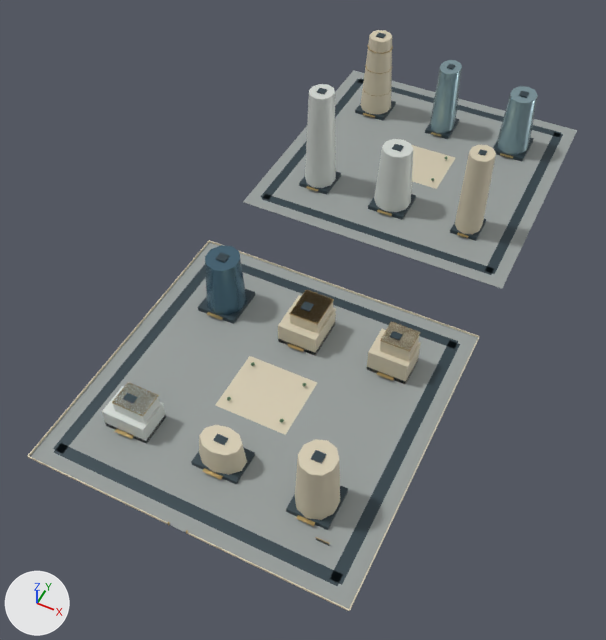
The glTF model web/public/assets/3d/ampliworld/GC-CITY-2030/GC-TILE-12-20.glb, before and after one commit.
The view is the same before and after, from a camera (50 mm lens) standing at (2054.0, -5655.0, 690.0) and looking at (1775.0, -5099.0, -6.0). Lighting does not change. The marker at lower left points along +X, +Y and +Z. The first picture is the older version. Where no turn or scale is listed for an object, it has been applied to the vertices. Vertices at exactly the same position are counted once.

Names of what the first picture shows: 'GC-TILE-12-20-blue', 'GC-TILE-12-20-dark', 'GC-TILE-12-20-glass', 'GC-TILE-12-20-gold', 'GC-TILE-12-20-ivory', 'GC-TILE-12-20-paving', 'GC-TILE-12-20-white' and 1 more.
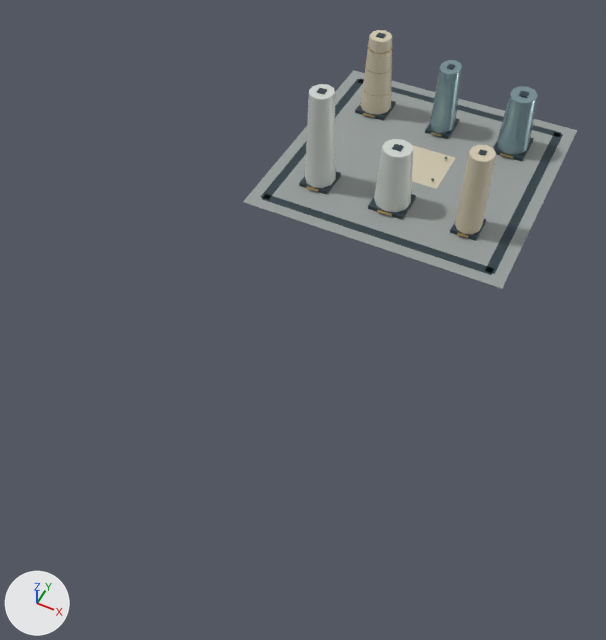
Where the change shows, as pixel boxes (x1, y1, x2, y2) in the pictures (606 x 640 px):
'GC-TILE-12-20-paving', reshaped (39% narrower, 59% shorter): before (30, 70, 577, 609); after (243, 70, 577, 288)
'GC-TILE-12-20-ivory', reshaped (71% narrower, 65% shorter): before (28, 30, 496, 611); after (360, 30, 496, 234)
'GC-TILE-12-20-dark', reshaped (41% narrower, 56% shorter): before (53, 33, 563, 586); after (261, 33, 563, 275)
'GC-TILE-12-20-white', reshaped (65% narrower, 64% shorter): before (102, 84, 413, 442); after (305, 84, 413, 212)
'GC-TILE-12-20-blue', deleted (blue): before (205, 245, 247, 315)
'GC-TILE-12-20-gold', reshaped (48% narrower, 61% shorter): before (112, 45, 513, 545); after (306, 45, 513, 238)
part 1 of me_mesh_0, deleted: before (30, 242, 478, 609)
part 2 of me_mesh_1, deleted: before (53, 252, 460, 586)
part 3 of me_mesh_2, deleted: before (28, 240, 480, 611)
part 4 of me_mesh_5, deleted: before (112, 290, 420, 545)
part 5 of me_mesh_7, deleted: before (102, 386, 166, 442)
part 6 of me_mesh_7, deleted: before (113, 382, 160, 424)

Diff of the bpy script that builds the scene:
```diff
--- a/web/public/assets/3d/ampliworld/GC-CITY-2030/GC-TILE-12-20.glb.py
+++ b/web/public/assets/3d/ampliworld/GC-CITY-2030/GC-TILE-12-20.glb.py
@@ me_mesh_0 @@
 # used by ob_gc_tile_12_20_paving; location = (0.0, 0.0, 0.0)
-me_mesh_0.from_pydata(...)  # 16 vertices, 24 faces; spans x 1621.0..1959.0, y -5379.0..-4621.0, z 0.0
+me_mesh_0.from_pydata(...)  # 8 vertices, 12 faces; spans x 1621.0..1959.0, y -4959.0..-4621.0, z 0.0
+# me_mesh_0 part 1: the loose piece of 8 vertices spanning x 1621.0..1959.0, y -5379.0..-5041.0, z 0.0 is deleted
 me_mesh_0.materials.append(mat_paving)
@@ me_mesh_1 @@
 # used by ob_gc_tile_12_20_dark; location = (0.0, 0.0, 0.0)
-me_mesh_1.from_pydata(...)  # 264 vertices, 396 faces; spans x 1636.0..1944.0, y -5364.0..-4636.0, z 0.0..134.0
+me_mesh_1.from_pydata(...)  # 128 vertices, 192 faces; spans x 1636.0..1944.0, y -4944.0..-4636.0, z 0.0..134.0
+# me_mesh_1 part 2: 17 loose pieces with 136 vertices, spanning x 1636.0..1944.0, y -5364.0..-5056.0, z 0.0..76.0, are deleted
 me_mesh_1.materials.append(mat_dark)
@@ me_mesh_2 @@
 # used by ob_gc_tile_12_20_ivory; location = (0.0, 0.0, 0.0)
-me_mesh_2.from_pydata(...)  # 176 vertices, 292 faces; spans x 1620.0..1960.0, y -5380.0..-4676.0, z 0.0..113.0
+me_mesh_2.from_pydata(...)  # 52 vertices, 92 faces; spans x 1669.0..1906.0, y -4896.0..-4676.0, z 0.0..113.0
+# me_mesh_2 part 3: 12 loose pieces with 124 vertices, spanning x 1620.0..1960.0, y -5380.0..-5040.0, z 0.0..75.0, are deleted
 me_mesh_2.materials.append(mat_ivory)
@@ me_mesh_5 @@
 # used by ob_gc_tile_12_20_gold; location = (0.0, 0.0, 0.0)
-me_mesh_5.from_pydata(...)  # 810 vertices, 1404 faces; spans x 1670.0..1919.0, y -5380.0..-4675.0, z 0.0..114.0
+me_mesh_5.from_pydata(...)  # 444 vertices, 792 faces; spans x 1671.0..1909.0, y -4904.0..-4675.0, z 4.0..114.0
+# me_mesh_5 part 4: 30 loose pieces with 366 vertices, spanning x 1670.0..1919.0, y -5380.0..-5095.0, z 0.0..65.0, are deleted
 me_mesh_5.materials.append(mat_gold)
@@ me_mesh_7 @@
 # used by ob_gc_tile_12_20_white; location = (0.0, 0.0, 0.0)
-me_mesh_7.from_pydata(...)  # 60 vertices, 104 faces; spans x 1666.0..1812.0, y -5316.0..-4855.0, z 0.0..133.0
+me_mesh_7.from_pydata(...)  # 44 vertices, 80 faces; spans x 1671.0..1812.0, y -4901.0..-4855.0, z 5.0..133.0
+# me_mesh_7 part 5: the loose piece of 8 vertices spanning x 1666.0..1714.0, y -5316.0..-5280.0, z 0.0..24.0 is deleted
+# me_mesh_7 part 6: the loose piece of 8 vertices spanning x 1677.0..1711.0, y -5309.0..-5283.0, z 24.0..38.0 is deleted
 me_mesh_7.materials.append(mat_white)
@@ ob_gc_tile_12_20_blue @@
-ob_gc_tile_12_20_blue = bpy.data.objects.new('GC-TILE-12-20-blue', me_mesh_8)
-ob_gc_tile_12_20_blue.location = (0.0, 0.0, 0.0)
```
